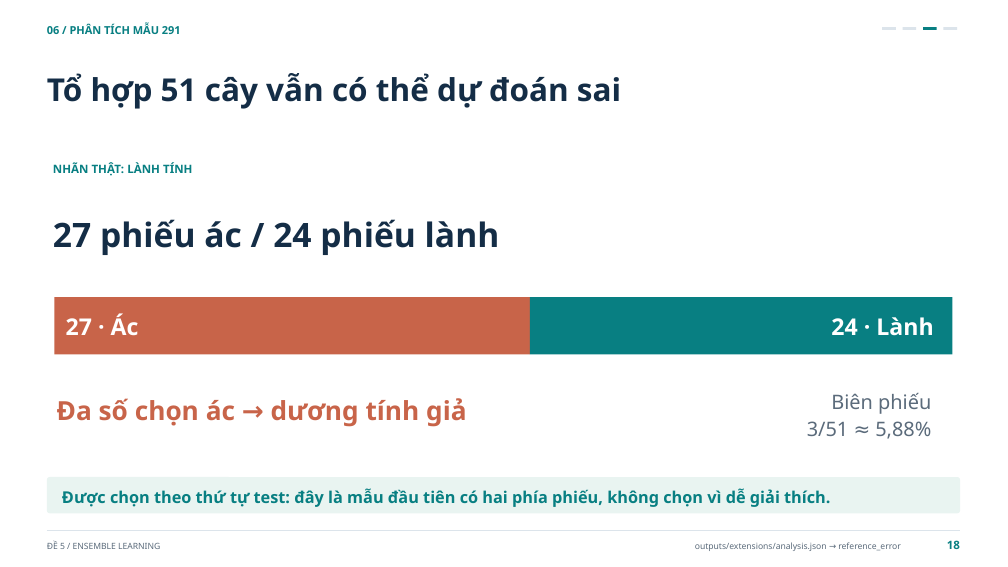
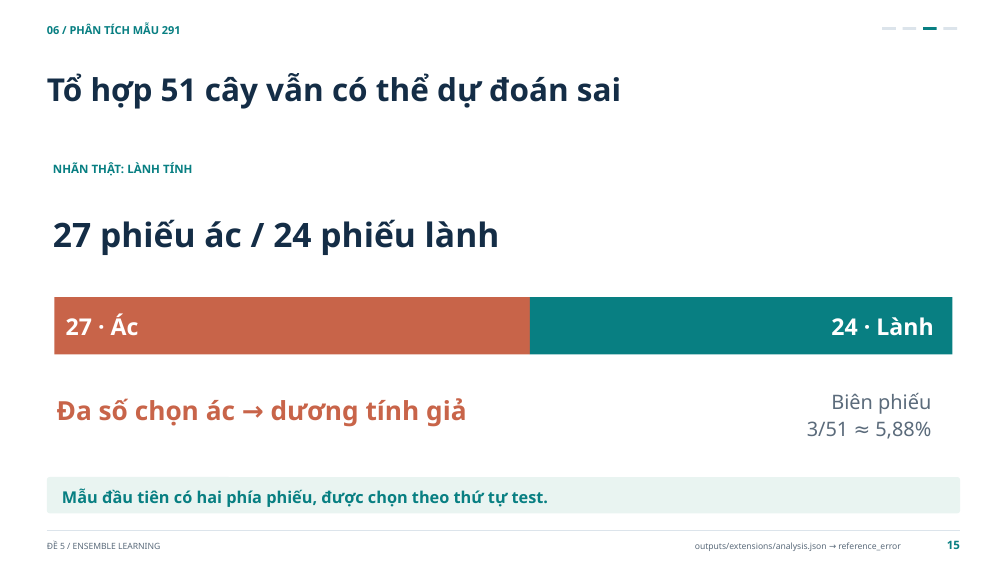
Before and after one commit to Huyngaongow/hocmaygk, a slide deck: slide 15 of De_5_Ensemble_Learning.pptx (slide 18 before the commit). Drawn at 1008x567 pixels with LibreOffice and Linux fonts; fonts in the diff are those of the drawing. Boxes give left, top, right and bottom in pixels: in the first picture for what was removed or moved away, otherwise in the second. Text is boxed around its words. In the diff, an @@ line names an element or a change of style, - is before the commit and + after.

```diff
--- a/De_5_Ensemble_Learning.pptx
+++ b/De_5_Ensemble_Learning.pptx
@@ text at (x1=62, y1=488, x2=548, y2=507): text changed @@
-Được chọn theo thứ tự test: đây là mẫu đầu tiên có hai phía phiếu, không chọn vì dễ giải thích.
+Mẫu đầu tiên có hai phía phiếu, được chọn theo thứ tự test.
```
Also in this commit, not shown: 22 other slides changed, 4 slides removed, 7 other files.
